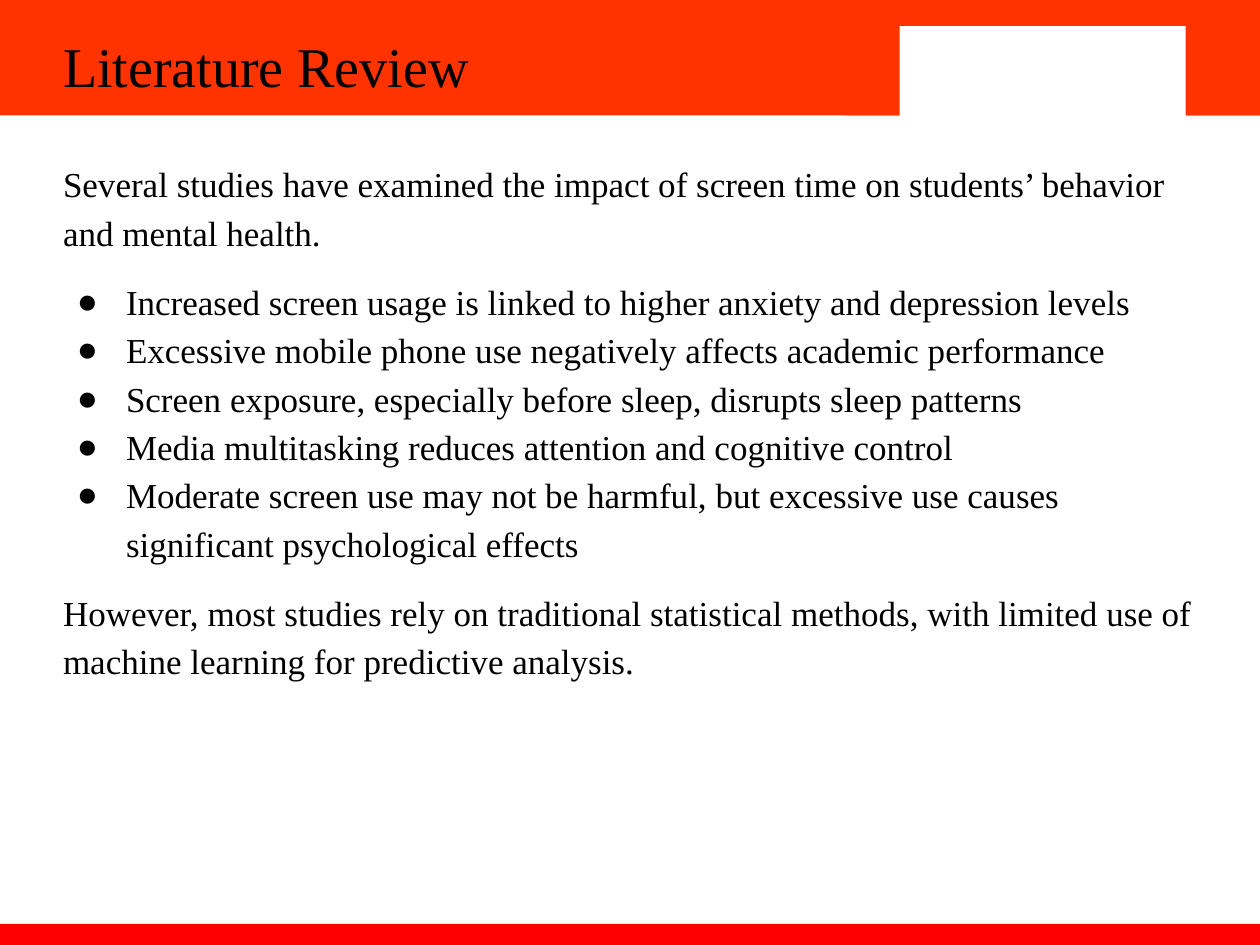
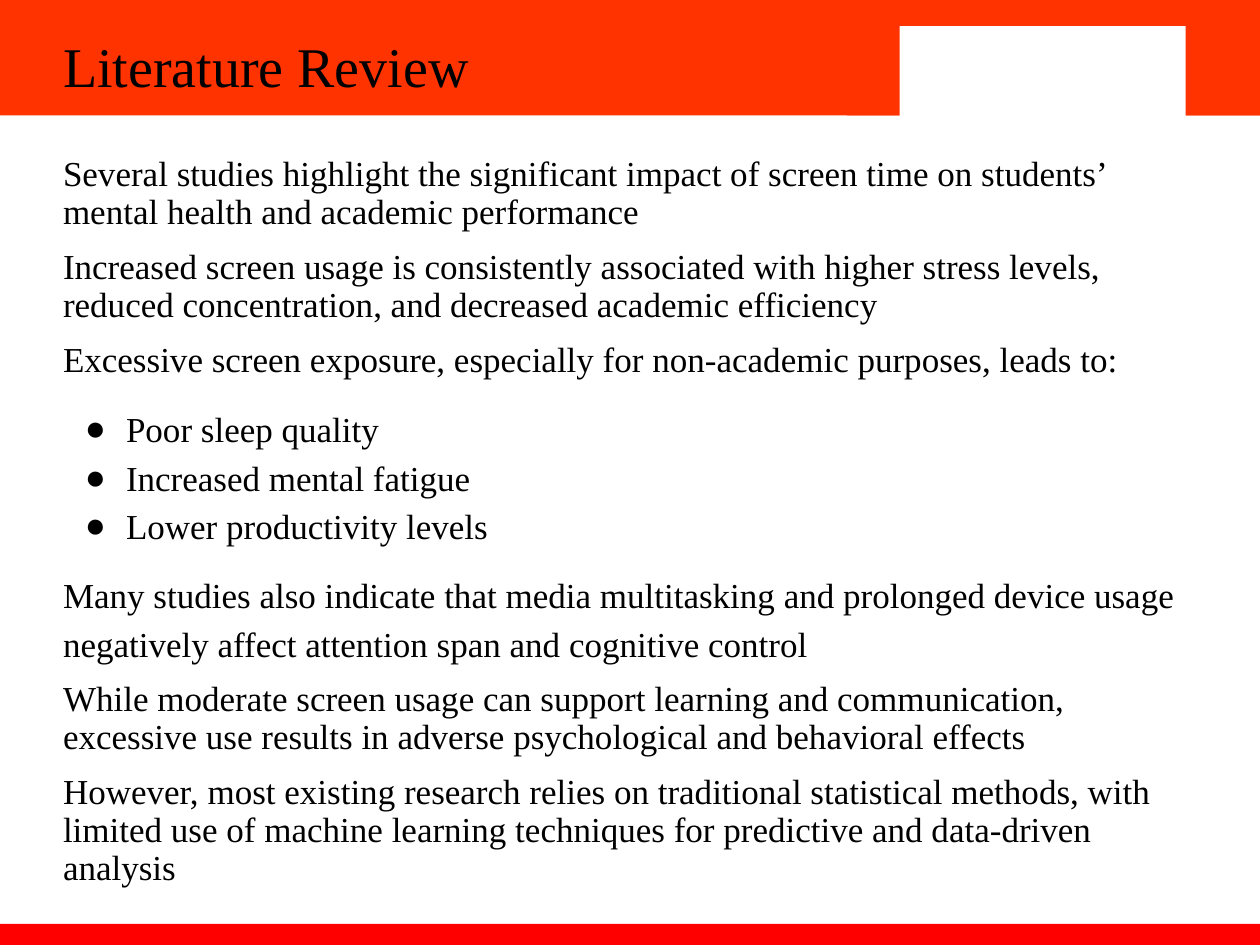
Before and after one commit to saanchi301103/screen-time-analysis, a slide deck: slide 5 of PPT/presentation.pptx. Drawn at 1260x945 pixels with LibreOffice and Linux fonts; fonts in the diff are those of the drawing; background and template pictures are left out. Boxes give left, top, right and bottom in pixels: in the first picture for what was removed or moved away, otherwise in the second. Text is boxed around its words. In the diff, an @@ line names an element or a change of style, - is before the commit and + after.

```diff
--- a/PPT/presentation.pptx
+++ b/PPT/presentation.pptx
@@ text at (x1=63, y1=161, x2=1174, y2=887): text changed @@
-Several studies have examined the impact of screen time on students’ behavior and mental health.
-● Increased screen usage is linked to higher anxiety and depression levels
-● Excessive mobile phone use negatively affects academic performance
-● Screen exposure, especially before sleep, disrupts sleep patterns
-● Media multitasking reduces attention and cognitive control
-● Moderate screen use may not be harmful, but excessive use causes significant psychological effects
-However, most studies rely on traditional statistical methods, with limited use of machine learning for predictive analysis.
+Several studies highlight the significant impact of screen time on students’ mental health and academic performance
+Increased screen usage is consistently associated with higher stress levels, reduced concentration, and decreased academic efficiency
+Excessive screen exposure, especially for non-academic purposes, leads to:
+● Poor sleep quality
+● Increased mental fatigue
+● Lower productivity levels
+Many studies also indicate that media multitasking and prolonged device usage negatively affect attention span and cognitive control
+While moderate screen usage can support learning and communication, excessive use results in adverse psychological and behavioral effects
+However, most existing research relies on traditional statistical methods, with limited use of machine learning techniques for predictive and data-driven analysis
```
Also in this commit, not shown: 3 other slides changed, 2 slides added.
